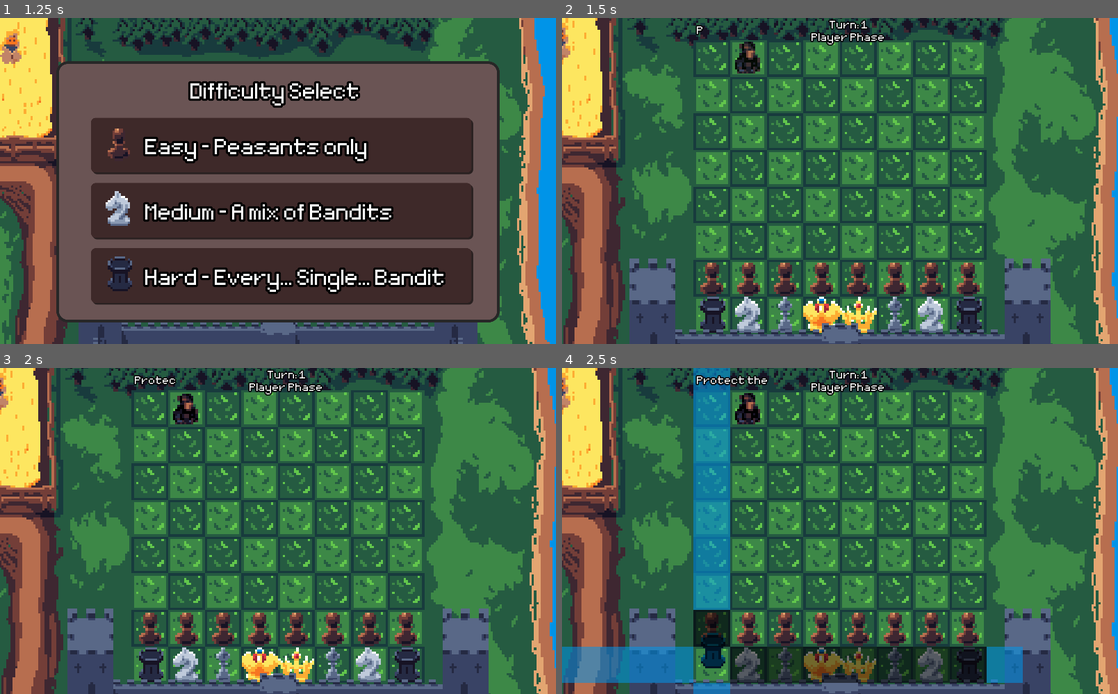
Above: before the commit, frames 1-4 (two rows, left to right).
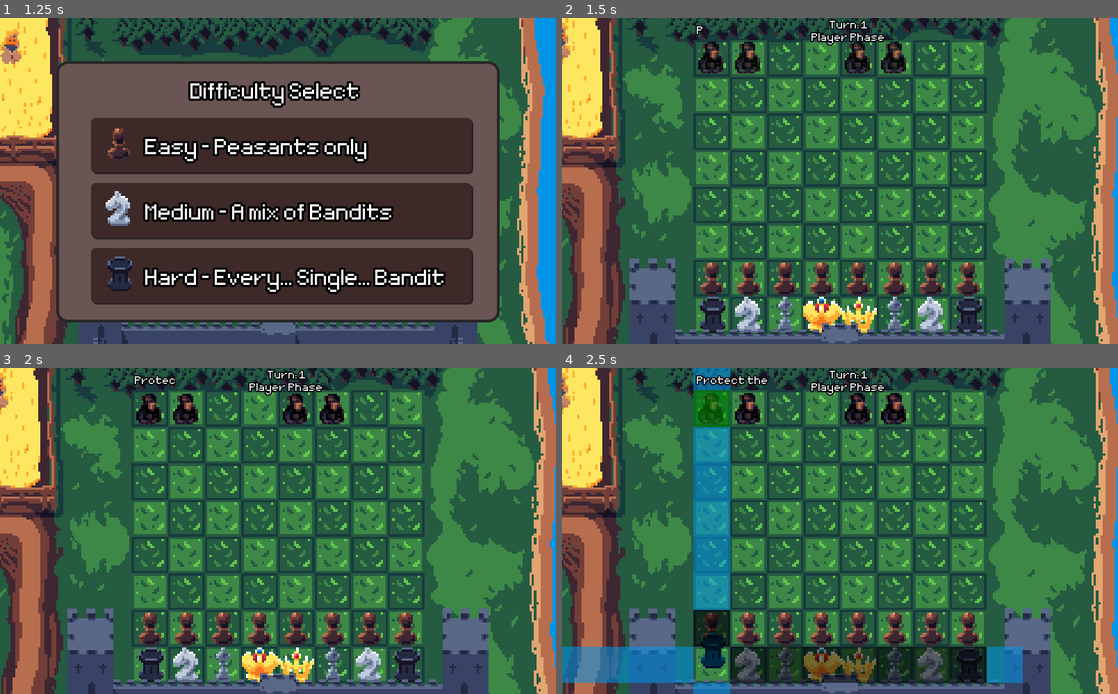
Above: after the commit, the same moments.

Repository: stealthio/Kings-Pawn
Game: Godot game, scene res://Scenes/TeamSetup.tscn
The game is run twice, just before and just after one commit, with the same random seed, the same clock (stepped at 60 frames per second) and the same inputs.
Inputs (mouse positions are in pixels of both pictures, inside the frame that each line leads up to):
- Up to frame 1 (1.25 s): click "ACCEPT" at 0.5 s
- Up to frame 2 (1.5 s): click "Medium - A mix of Bandits" at 1.25 s
- Up to frame 3 (2 s): no input
- Up to frame 4 (2.5 s): move the mouse to (712, 664) at 2.02 s; click (712, 664) at 2.1 s

Frame 1 is identical in both runs. In frame 2, 1.0% of the frame differs, in the area x 24-62%, y 7-18%; in frame 3, 0.9%; in frame 4, 1.4%, in the area x 23-62%, y 6-19%.

Commit message:
Fixed several bugs and added lose conditions changed balance by preventing figurine multiuse

Diff:
--- a/Game.tscn
+++ b/Game.tscn
@@ -37,6 +37,9 @@
 
 [node name="Game" type="Node2D"]
 script = ExtResource( 7 )
+__meta__ = {
+"_edit_horizontal_guides_": [ 562.0, 496.0, 560.0 ]
+}
 
 [node name="Board" parent="." instance=ExtResource( 2 )]
 position = Vector2( 288, 50 )
@@ -126,6 +129,59 @@
 custom_styles/normal = SubResource( 81 )
 text = "Figure Setup"
 
+[node name="Lose" type="Label" parent="UI"]
+visible = false
+margin_left = 460.0
+margin_top = 223.0
+margin_right = 588.0
+margin_bottom = 266.0
+rect_pivot_offset = Vector2( 34, 10 )
+custom_fonts/font = ExtResource( 12 )
+text = "You lost"
+align = 1
+__meta__ = {
+"_edit_use_anchors_": false
+}
+
+[node name="Reason" type="Label" parent="UI/Lose"]
+margin_left = -180.0
+margin_top = 25.0
+margin_right = 320.0
+margin_bottom = 68.0
+rect_min_size = Vector2( 500, 0 )
+rect_pivot_offset = Vector2( 34, 10 )
+custom_fonts/font = ExtResource( 12 )
+text = "Your King died!"
+align = 1
+valign = 1
+script = ExtResource( 4 )
+__meta__ = {
+"_edit_use_anchors_": false
+}
+
+[node name="Button" type="Button" parent="UI/Lose"]
+margin_left = 16.0
+margin_top = 73.0
+margin_right = 112.0
+margin_bottom = 99.0
+custom_fonts/font = ExtResource( 12 )
+custom_styles/hover = SubResource( 82 )
+custom_styles/pressed = SubResource( 83 )
+custom_styles/normal = SubResource( 81 )
+text = "Restart"
+
+[node name="Button2" type="Button" parent="UI/Lose"]
+margin_left = -4.0
+margin_top = 114.0
+margin_right = 136.0
+margin_bottom = 144.0
+rect_min_size = Vector2( 140, 30 )
+custom_fonts/font = ExtResource( 12 )
+custom_styles/hover = SubResource( 82 )
+custom_styles/pressed = SubResource( 83 )
+custom_styles/normal = SubResource( 81 )
+text = "Figure Setup"
+
 [node name="KilledEnemies" type="GridContainer" parent="UI"]
 margin_left = 800.0
 margin_right = 953.0
@@ -138,3 +194,5 @@
 
 [connection signal="pressed" from="UI/Victory/Button" to="." method="restart"]
 [connection signal="pressed" from="UI/Victory/Button2" to="." method="figure_setup"]
+[connection signal="pressed" from="UI/Lose/Button" to="." method="restart"]
+[connection signal="pressed" from="UI/Lose/Button2" to="." method="figure_setup"]
--- a/Scripts/AvailableCell.gd
+++ b/Scripts/AvailableCell.gd
@@ -20,6 +20,7 @@
 func _process(delta):
 	if Input.is_action_just_pressed("select"):
 		if _mouse_inside:
+			check_position()
 			match(type):
 				Helper.cell_content.FREE:
 					connected_figure.move_to_position(global_position)
--- a/Scripts/Enemy.gd
+++ b/Scripts/Enemy.gd
@@ -23,6 +23,9 @@
 		$AnimationPlayer.play("Death")
 
 func move_to_position(pos):
+	# check for lose
+	if pos.y > Helper.bottom_of_board:
+		Helper.game_manager.lose("An enemy reached the castle!")
 	_tpos = pos
 	if Helper.check_position(pos) == Helper.cell_content.ALLY:
 		Helper.get_figure_at_position(pos).die()
@@ -31,8 +34,8 @@
 
 func _process(delta):
 	if _tpos:
-		if global_position.distance_to(_tpos) > .1:
-			global_position = lerp(global_position, _tpos, .1)
+		if global_position.distance_to(_tpos) > 1:
+			global_position = lerp(global_position, _tpos, .2)
 		else:
 			global_position = _tpos
 			_tpos = null
--- a/Scripts/Figure.gd
+++ b/Scripts/Figure.gd
@@ -12,16 +12,22 @@
 var _tpos = null
 var _ppos = null
 var _opener_used = false
+var used = false
 
 signal on_kill
 signal on_death
 
 func _ready():
 	Helper.game_manager.figures.append(self)
+	Helper.game_manager.connect("on_turn_end", self, "on_turn_end")
 	$AnimationPlayer.play("Idle")
 
 func _exit_tree():
 	Helper.game_manager.figures.erase(self)
+
+func on_turn_end():
+	used = false
+	modulate = Color.white
 
 func setSelected(value):
 	if _tpos != null:
@@ -52,6 +58,8 @@
 
 func kill_at_position(pos):
 	move_to_position(pos, false)
+	used = true
+	modulate = Color.darkgray
 	emit_signal("on_kill", pos)
 
 func _process(delta):
@@ -63,20 +71,23 @@
 				$AnimationPlayer.play("PutDown")
 			setSelected(false)
 	if _tpos:
-		if global_position.distance_to(_tpos) > .1:
-			global_position = lerp(global_position, _tpos, .1)
+		if global_position.distance_to(_tpos) > 1:
+			global_position = lerp(global_position, _tpos, .2)
 		else:
 			global_position = _tpos
 			_tpos = null
 
 func _on_Area2D_mouse_entered():
-	_mouse_inside = true
+	if !used:
+		_mouse_inside = true
 
 func _on_Area2D_mouse_exited():
 	_mouse_inside = false
 
 func die():
 	emit_signal("on_death")
+	if $Sprite.texture == preload("res://Ressources/Figurines/King.png"):
+		Helper.game_manager.lose("The king died!")
 	Helper.shake_screen(10, 0.25, Vector2(1,1))
 	call_deferred("free")
 
--- a/Scripts/GameManager.gd
+++ b/Scripts/GameManager.gd
@@ -83,7 +83,6 @@
 	emit_signal("on_enemy_added", enemy)
 
 func end_turn():
-	yield(get_tree().create_timer(.25), "timeout")
 	is_player_turn = false
 	for enemy in enemies:
 		enemy.turn_done = false
@@ -115,6 +114,9 @@
 	if enemies.empty():
 		$UI/Victory.visible = true
 
+func lose(reason):
+	$UI/Lose.visible = true
+	$UI/Lose/Reason.text = reason
 
 func figure_setup():
 	get_tree().change_scene("res://Scenes/TeamSetup.tscn")
--- a/Scripts/Helper.gd
+++ b/Scripts/Helper.gd
@@ -1,6 +1,7 @@
 extends Node2D
 
 var grid_size = 64
+var bottom_of_board = 560
 var current_difficulty = difficulty.EASY
 
 
--- a/Scripts/SpawnManager.gd
+++ b/Scripts/SpawnManager.gd
@@ -10,7 +10,8 @@
 	difficulty = Helper.current_difficulty
 	Helper.game_manager.connect("on_turn_begin", self, "spawn_logic")
 	yield(get_tree(), "idle_frame")
-	spawn()
+	for i in spawn_count[difficulty].y:
+		spawn()
 
 func spawn():
 	var enemy = preload("res://Scenes/Enemy.tscn").instance()
Not shown, changed: .gitignore
